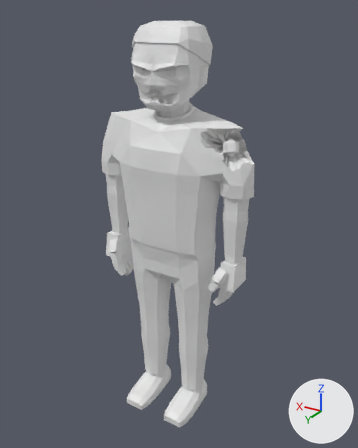
What one commit did to the glTF model assets/models/zombie_prisoner_m_b4.glb.
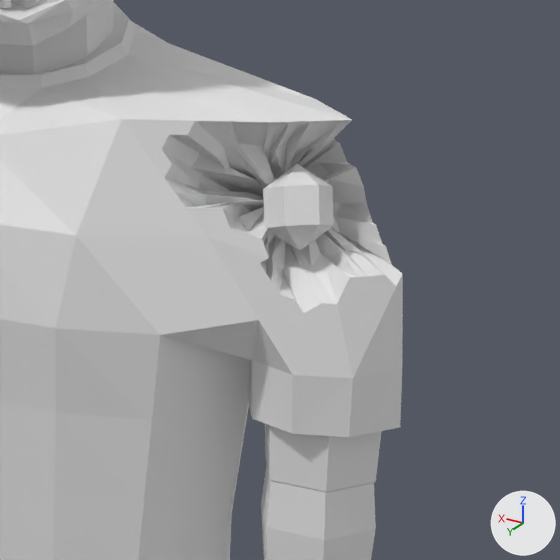
Old and new are each drawn whole from a 50 mm camera at (-1.165, 1.886, 1.975) aimed at (-0.025, -0.014, 1.025) and again close up on the part from 46% to 81% of the width and 23% to 51% of the height. Lighting does not change. The marker at lower right points along +X, +Y and +Z. The last two pictures show the newer version. Vertices at exactly the same position are counted once.

In view in the first close-up: 'zombie_prisoner_m_b4'.
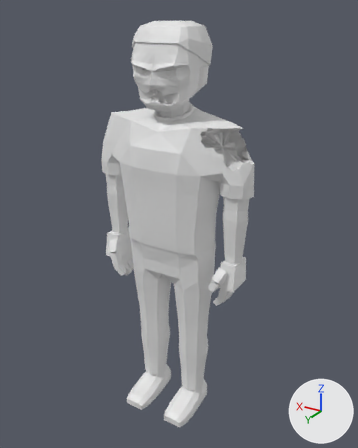
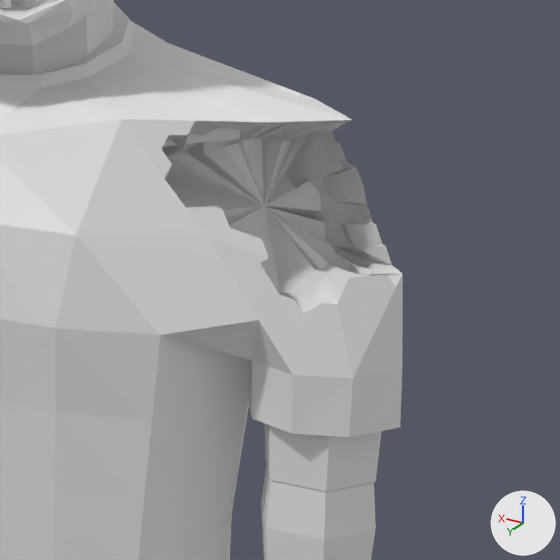
Where the change shows, as pixel boxes (x1, y1, x2, y2) in the close-ups (560 x 560 px; the box of a moved part takes in the faces that stretch with it):
part 1 of me_zombie_prisoner_m_b4, added
    after: (163, 128, 240, 147)
part 2 of me_zombie_prisoner_m_b4, moved or reshaped
    both: (162, 120, 403, 313)

Patch to the scene script:
```diff
--- a/assets/models/zombie_prisoner_m_b4.glb.py
+++ b/assets/models/zombie_prisoner_m_b4.glb.py
@@ me_zombie_prisoner_m_b4 @@
 # used by ob_zombie_prisoner_m_b4; location = (0.0, 0.0, 0.0)
-me_zombie_prisoner_m_b4.from_pydata(...)  # 1672 vertices, 3177 faces; spans x -0.41..0.41, y -0.16..0.22, z 0.0..1.94
+me_zombie_prisoner_m_b4.from_pydata(...)  # 1754 vertices, 3325 faces; spans x -0.41..0.41, y -0.16..0.22, z 0.0..1.94
+# me_zombie_prisoner_m_b4 part 1: a new loose piece of 20 vertices spanning x -0.24..-0.02, y 0.01..0.1, z 1.47..1.52
+# me_zombie_prisoner_m_b4 part 2
+# 15 vertices are removed from x -0.33..-0.24, y -0.03..0.06, z 1.41..1.47
+# 64 faces are deleted
+# 4 vertices in x -0.31..-0.28, y -0.05..0.0, z 1.47..1.51 move by (0.01, -0.02, 0.01)
+# 3 vertices in x -0.22..-0.2, y 0.04..0.05, z 1.45..1.48 move by (0.04, 0.01, 0.0)
+# 3 vertices in x -0.36..-0.33, y -0.03..0.0, z 1.4..1.41 move by (0.0, -0.02, -0.02)
+# 3 vertices in x -0.27..-0.25, y -0.05..-0.02, z 1.45..1.46 move by (0.01, -0.04, 0.03)
+# 108 vertices move from x -0.35..-0.2, y -0.05..0.05, z 1.38..1.51 to x -0.36..-0.02, y -0.1..0.05, z 1.35..1.52
+# 49 vertices are added at x -0.3..-0.01, y -0.12..0.1, z 1.29..1.51
+# 124 new faces join them
+# other edits to the shape of me_zombie_prisoner_m_b4 do not show in these pictures
```
